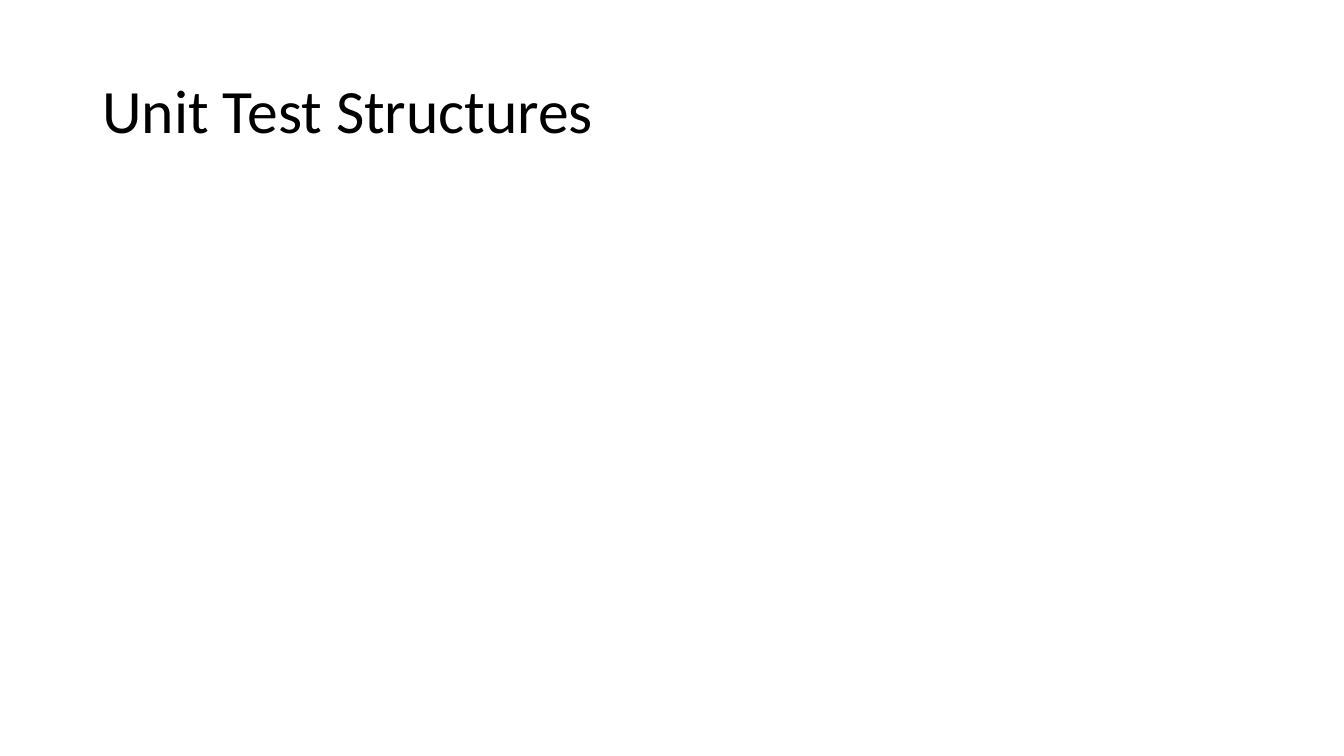
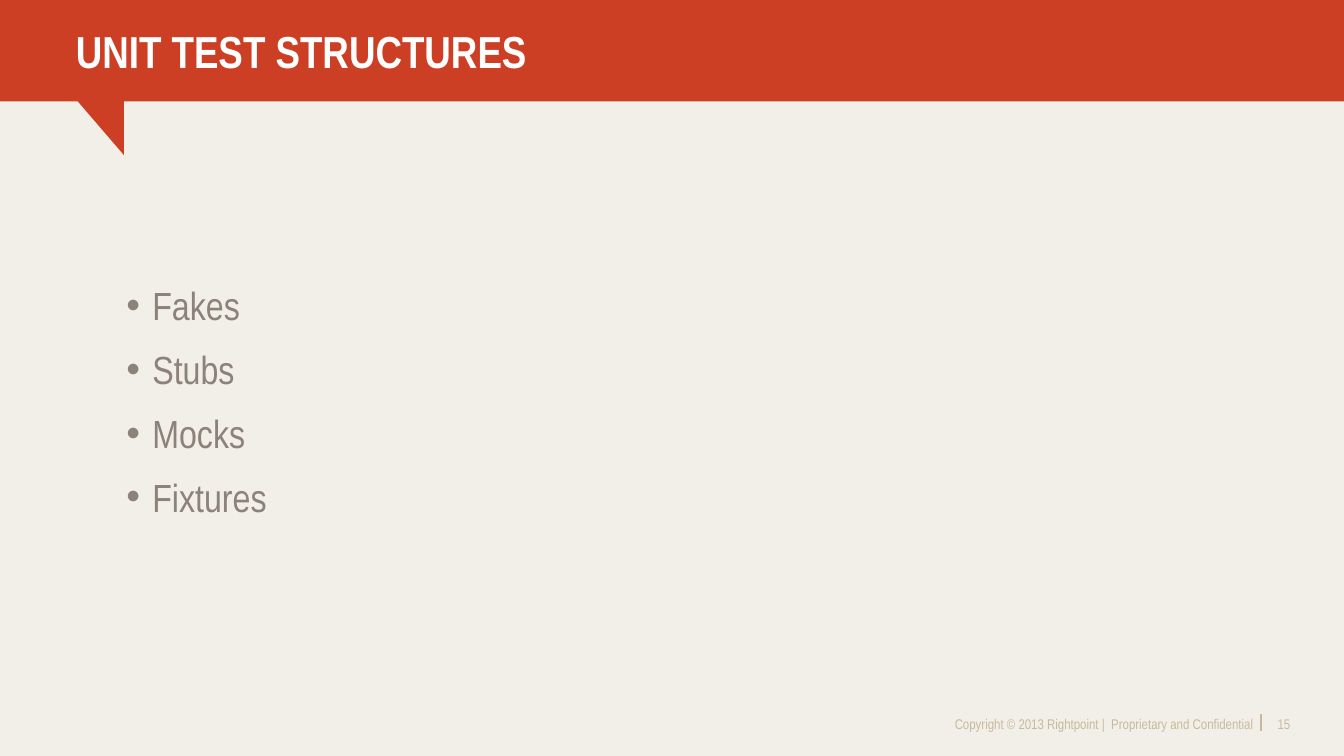
Before and after one commit to DrewNull/bff-unit-testing-in-mstest, a slide deck: slide 15 of BFF.UnitTestingInMSTest/BFF-UnitTestingInMSTest.pptx (slide 12 before the commit). Drawn at 1344x756 pixels with LibreOffice and Linux fonts; fonts in the diff are those of the drawing; background and template pictures are left out. Boxes give left, top, right and bottom in pixels: in the first picture for what was removed or moved away, otherwise in the second. Text is boxed around its words. In the diff, an @@ line names an element or a change of style, - is before the commit and + after.

```diff
--- a/BFF.UnitTestingInMSTest/BFF-UnitTestingInMSTest.pptx
+++ b/BFF.UnitTestingInMSTest/BFF-UnitTestingInMSTest.pptx
@@ background #FFFFFF to #F2EFE8 @@
@@ freeform shape added at <box>0,0,1344,155</box>, fill #CD3F25 @@
@@ title at <box>76,36,527,69</box>: text changed; size 44 to 32 pt; font Calibri to Arial Narrow; text colour #000000 to #FFFFFF; bold on @@
-Unit Test Structures
+UNIT TEST STRUCTURES
@@ text added at <box>152,291,266,512</box>, 28 pt, text #8D827A @@
+• Fakes
+• Stubs
+• Mocks
+• Fixtures
@@ text added at <box>955,719,1253,732</box>, 10 pt, text #C7BA9C @@
+Copyright © 2013 Rightpoint | Proprietary and Confidential
@@ line added from (1261, 715) to (1261, 732), #C7BA9C 1 pt @@
@@ page number added at <box>1278,719,1291,729</box>, 10 pt, text #C7BA9C @@
+15
```
Also in this commit, not shown: 10 other slides changed, 8 slides added, 2 slides removed.
